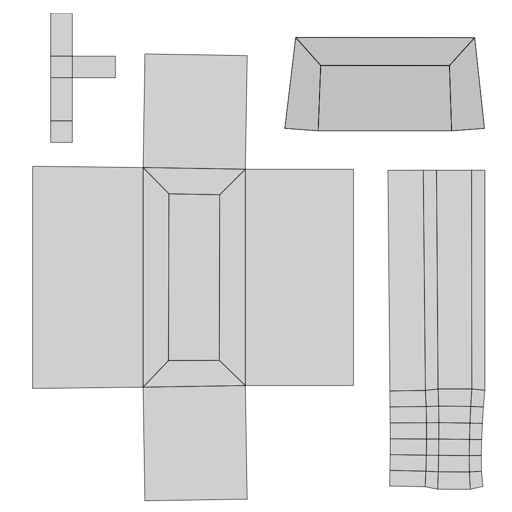
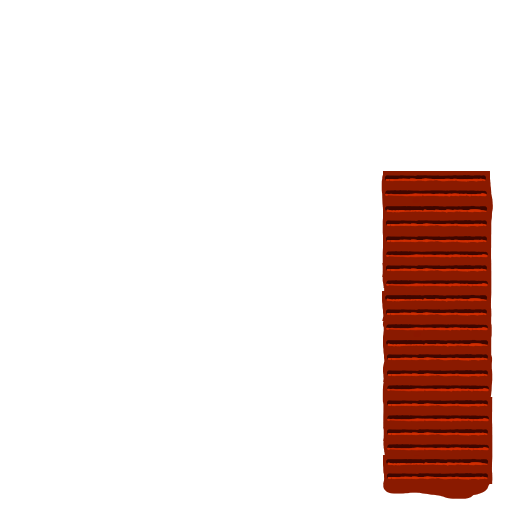
Layer changes from the first 512x512 image to the second:
renamed "Arrière-plan" to "UV Layout", hid it, moved it above "Calque de dessin 1", painted on it over 32, 13, 493, 502
painted on "Calque de dessin 1" over 256, 128, 493, 499
